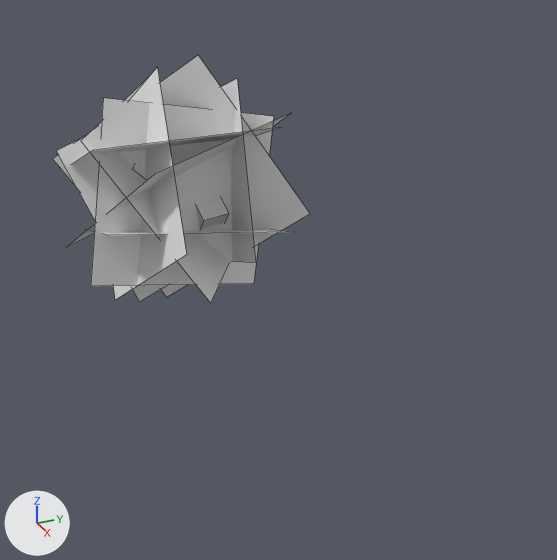
An edit to the OBJ model assets/mcme/models/block/apple_leaves.obj, drawn before and after from the same camera.
Rendered twice from a 50 mm lens placed at (6.71, -2.4, 2.5), pointed at (2.26, -0.4, 0.28). The axes (+X, +Y, +Z) are drawn at lower left. The lights are the same throughout. Mesh edges are drawn as thin lines. Where no turn or scale is listed for an object, it has been applied to the vertices. Vertices at the same position are counted once.

Names of what the first picture shows: 'bottom', 'cube.001', 'east', 'east.001', 'north', 'south', 'south.001', 'top', 'west', 'west.001'.
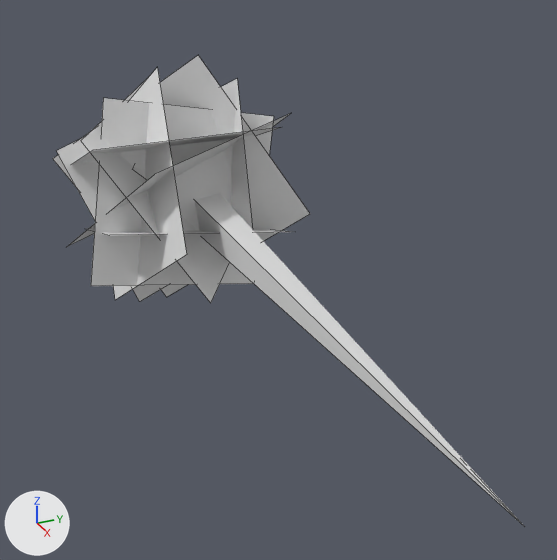
The change, as JSON lines over the scene's bpy script:
```json
{"block": "me_cube_001", "where": "me_cube_001.from_pydata(...)  # 8 vertices, 6 faces; spans x 0.528..0.876, y -0.495..-0.223, z 0.085..0.427"}
{"block": "me_cube_001", "where": "# used by ob_cube_001; location = (0.0, 0.0, 0.0)"}
{"block": "me_cube_001", "change": "me_cube_001 part 1"}
{"op": "set", "path": "me_cube_001.vertices[0].co", "old": "(0.876, -0.461, 0.261)", "new": "(4.876, -0.461, 0.261)", "note": "pixel (203, 220) -> not seen"}
```

Changed parts and their boxes (x1, y1, x2, y2) in the pictures (557 x 560 px):
```json
{"object": "cube.001", "change": "reshaped", "before": [196, 199, 229, 230], "after": [195, 194, 523, 525]}
```
